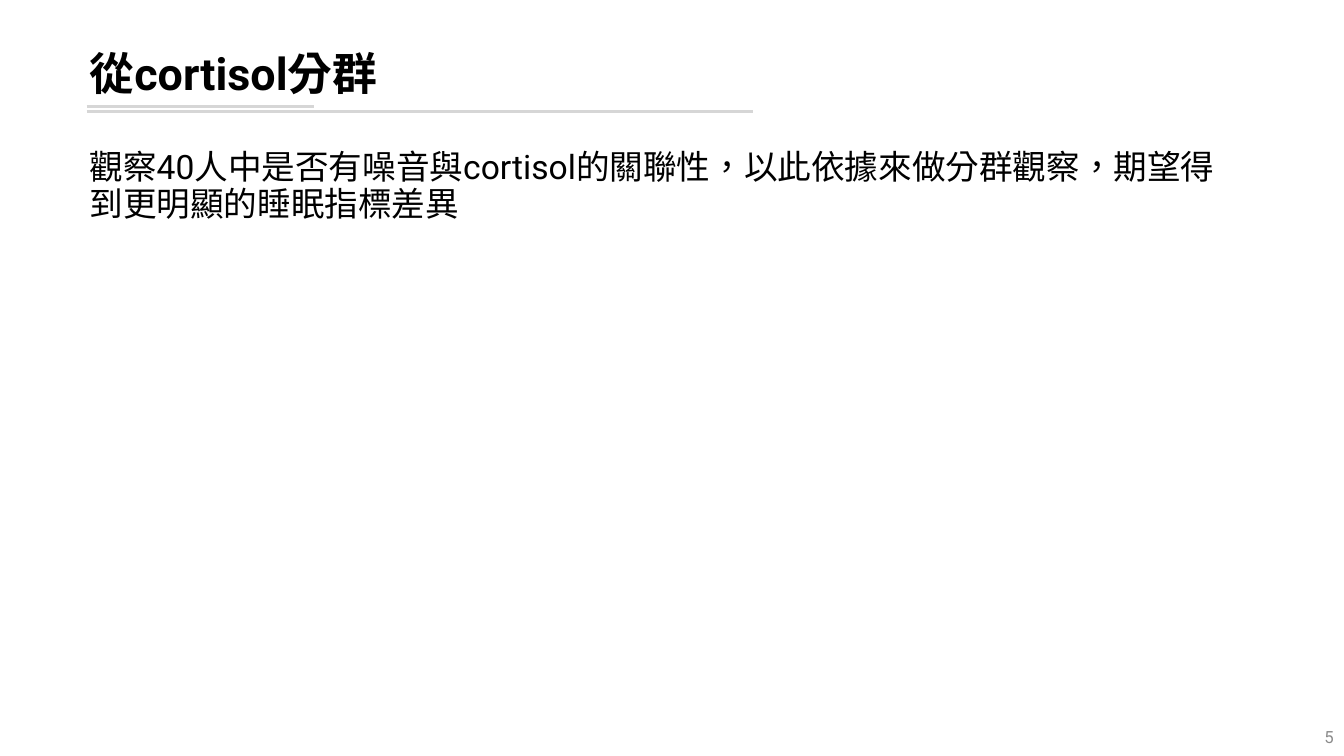
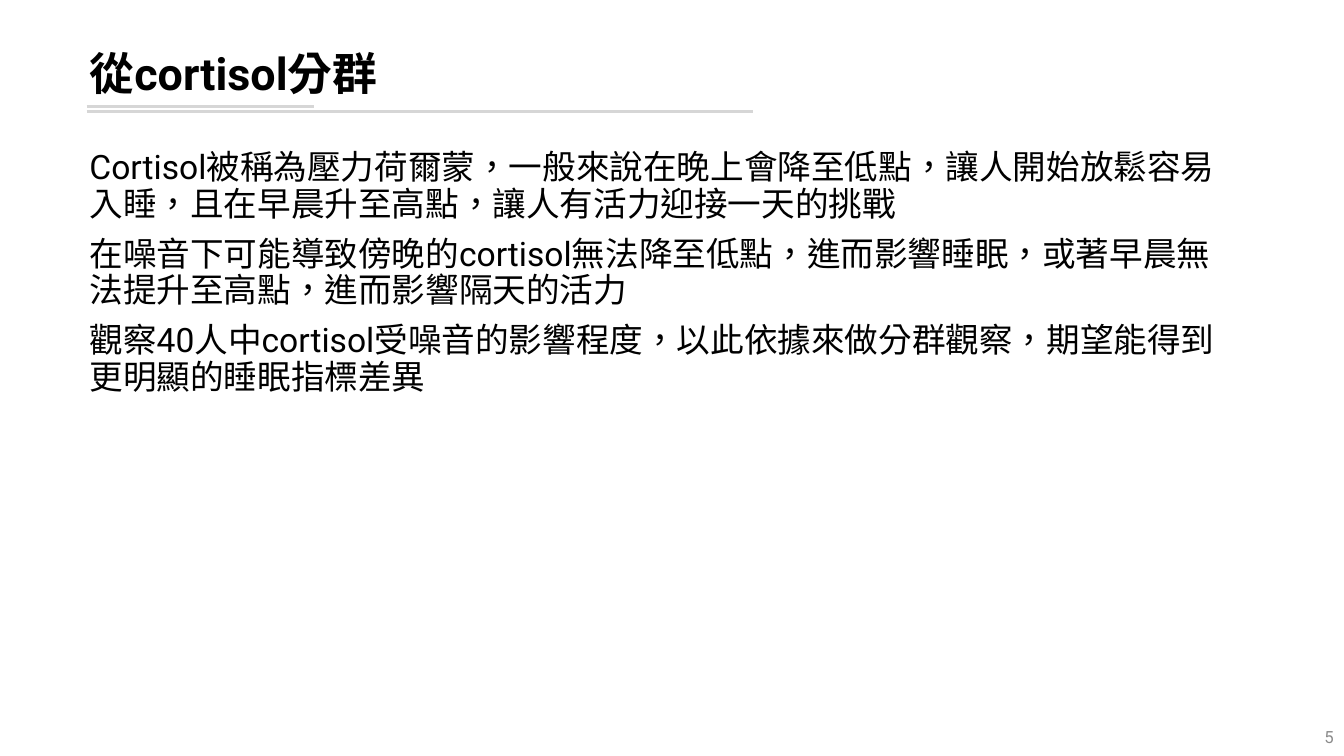
Before and after one commit to leooel97895750/REM_DataMining, a slide deck: slide 5 of 20210804_REM分析.pptx. Drawn at 1344x756 pixels with LibreOffice and Linux fonts; fonts in the diff are those of the drawing. Boxes give left, top, right and bottom in pixels: in the first picture for what was removed or moved away, otherwise in the second. Text is boxed around its words. In the diff, an @@ line names an element or a change of style, - is before the commit and + after.

```diff
--- a/20210804_REM分析.pptx
+++ b/20210804_REM分析.pptx
@@ text at box(89, 150, 1214, 392): text changed @@
-觀察40人中是否有噪音與cortisol的關聯性，以此依據來做分群觀察，期望得到更明顯的睡眠指標差異
+Cortisol被稱為壓力荷爾蒙，一般來說在晚上會降至低點，讓人開始放鬆容易入睡，且在早晨升至高點，讓人有活力迎接一天的挑戰
+在噪音下可能導致傍晚的cortisol無法降至低點，進而影響睡眠，或著早晨無法提升至高點，進而影響隔天的活力
+觀察40人中cortisol受噪音的影響程度，以此依據來做分群觀察，期望能得到更明顯的睡眠指標差異
```
Also in this commit, not shown: 13 other slides changed, 9 slides added, 6 slides removed, 3 other files.
